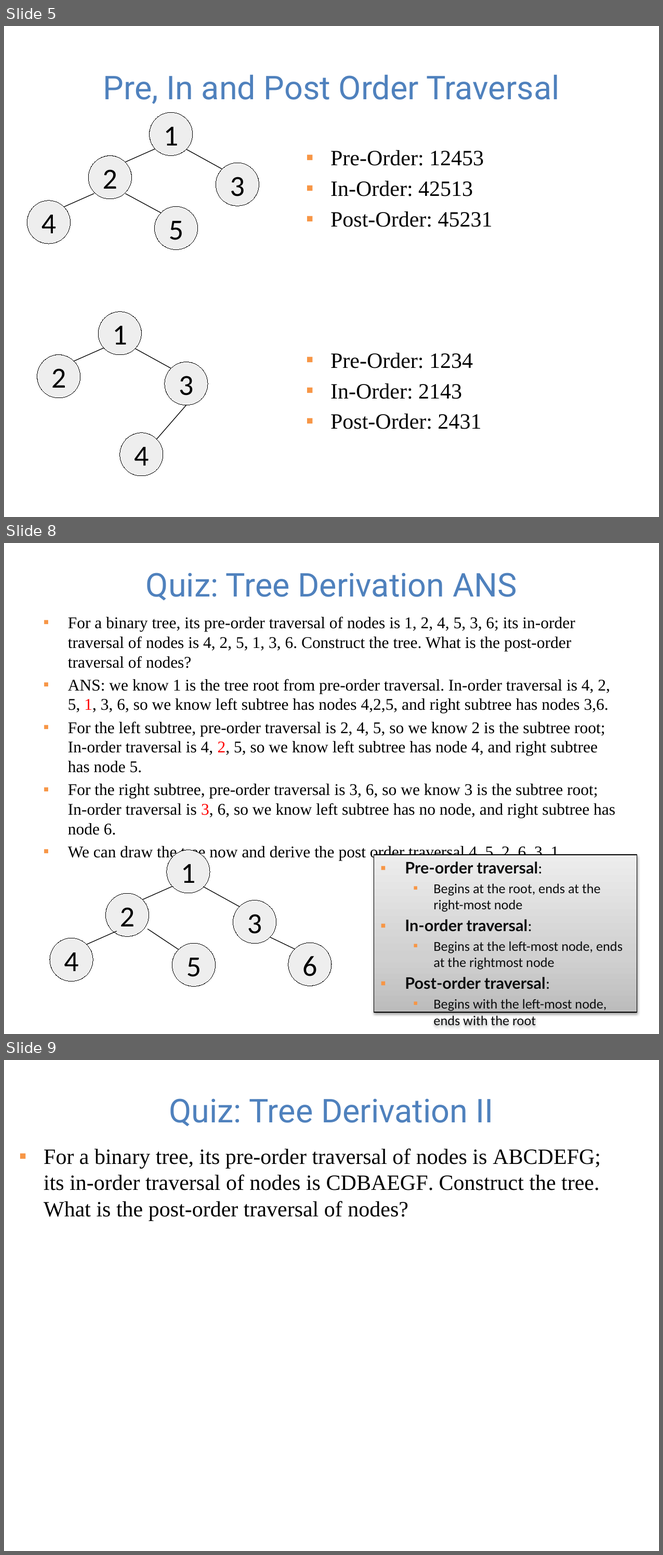
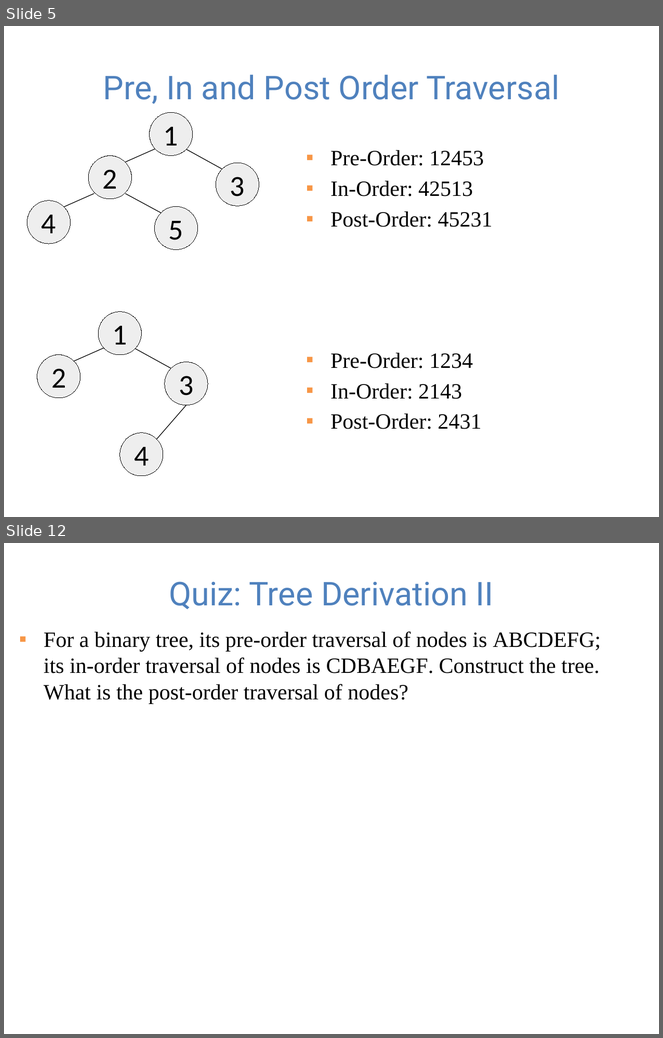
Before and after one commit to guhofstra/CSC111Fa25, a slide deck: PPTs/Lecture 8-binary search tree exercises.pptx. Shown one above the other, each under a label of ours: slides 5, 8 and 9 before the commit, slides 5 and 12 after it; the slides between them are not shown. The pictures are 663x1555 and 663x1038 pixels, drawn with LibreOffice and Linux fonts; fonts in the diff are those of the drawing. Boxes give left, top, right and bottom in pixels: in the first picture for what was removed or moved away, otherwise in the second. Text is boxed around its words. In the diff, an @@ line names an element or a change of style, - is before the commit and + after.

```diff
--- a/PPTs/Lecture 8-binary search tree exercises.pptx
+++ b/PPTs/Lecture 8-binary search tree exercises.pptx
@@ slide 8 removed at (4, 543, 659, 1034), background #FFFFFF @@
@@ title removed at (146, 573, 517, 601) @@
-Quiz: Tree Derivation ANS
@@ text removed at (68, 617, 616, 858) @@
-▪ For a binary tree, its pre-order traversal of nodes is 1, 2, 4, 5, 3, 6; its in-order traversal of nodes is 4, 2, 5, 1, 3, 6. Construct the tree. What is the post-order traversal of nodes?
-▪ ANS: we know 1 is the tree root from pre-order traversal. In-order traversal is 4, 2, 5, 1, 3, 6, so we know left subtree has nodes 4,2,5, and right subtree has nodes 3,6.
-▪ For the left subtree, pre-order traversal is 2, 4, 5, so we know 2 is the subtree root; In-order traversal is 4, 2, 5, so we know left subtree has node 4, and right subtree has node 5.
-▪ For the right subtree, pre-order traversal is 3, 6, so we know 3 is the subtree root; In-order traversal is 3, 6, so we know left subtree has no node, and right subtree has node 6.
-▪ We can draw the tree now and derive the post order traversal 4, 5, 2, 6, 3, 1
@@ ellipse removed at (166, 850, 210, 893) @@
-1
@@ rectangle removed at (374, 855, 637, 1013) @@
-▪ Pre-order traversal:
-  ▪ Begins at the root, ends at the right-most node
-▪ In-order traversal:
-  ▪ Begins at the left-most node, ends at the rightmost node
-▪ Post-order traversal:
-  ▪ Begins with the left-most node, ends with the root
@@ ellipse removed at (105, 893, 149, 937) @@
-2
@@ line removed from (172, 886) to (143, 900) @@
@@ line removed from (204, 887) to (239, 906) @@
@@ ellipse removed at (233, 901, 276, 944) @@
-3
@@ line removed from (117, 931) to (87, 944) @@
@@ line removed from (178, 950) to (148, 929) @@
@@ ellipse removed at (50, 938, 93, 981) @@
-4
@@ ellipse removed at (172, 943, 216, 987) @@
-5
@@ line removed from (295, 949) to (270, 938) @@
@@ ellipse removed at (288, 943, 332, 986) @@
-6
@@ what was slide 9 is now slide 12 @@
```
Also in this commit, not shown: 4 slides changed, 4 slides added, 1 other slide removed, 2 other files.
